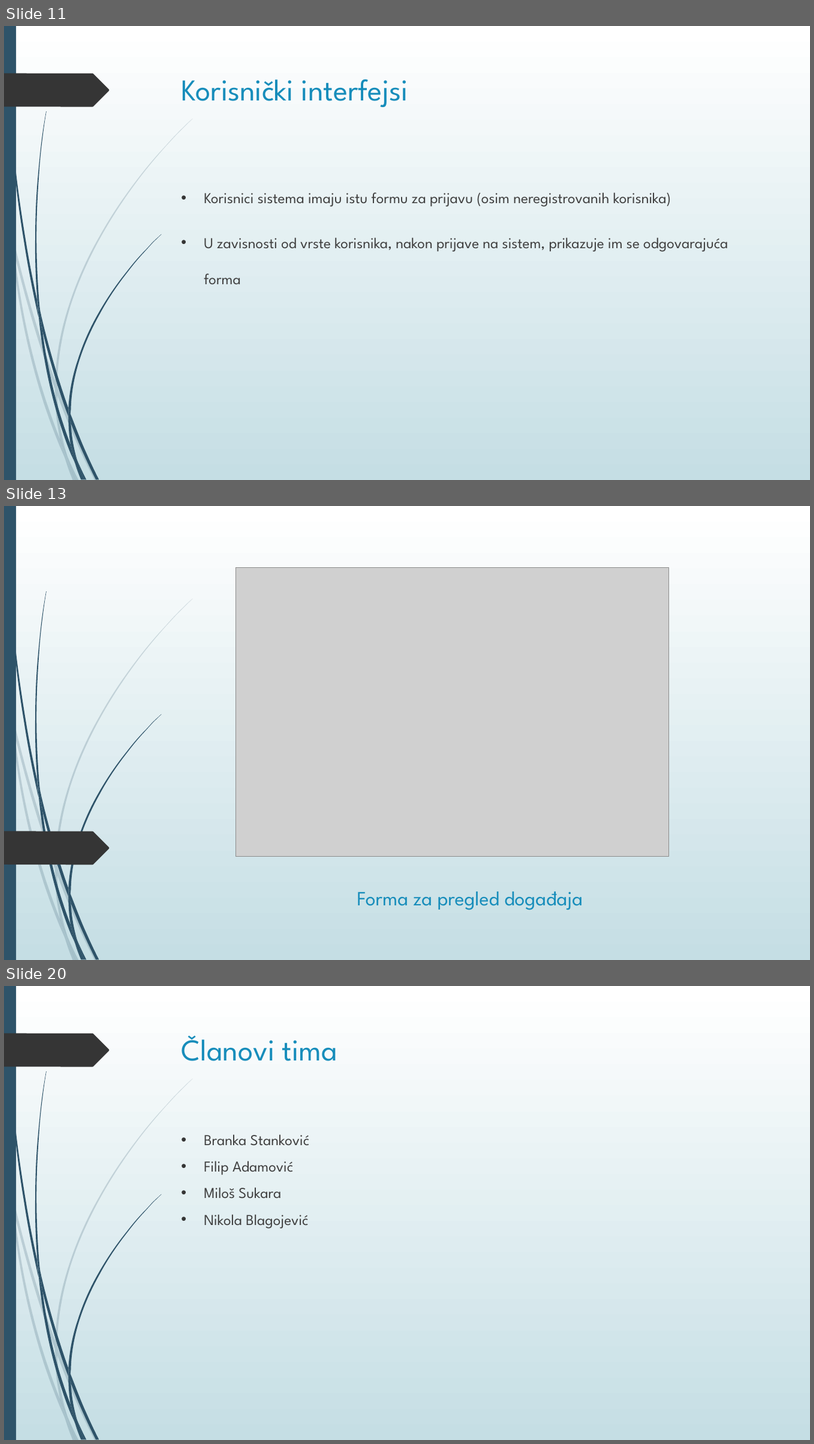
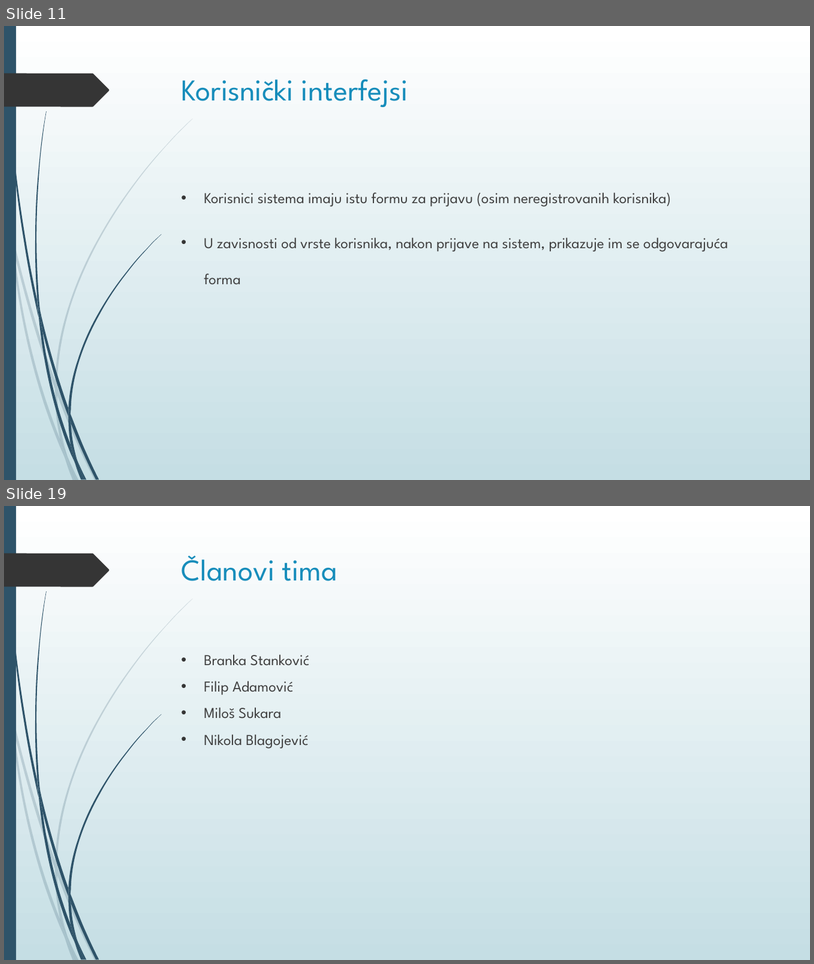
Before and after one commit to BNikola/ticketeer_old, a slide deck: Ticketeer.pptx. Shown one above the other, each under a label of ours: slides 11, 13 and 20 before the commit, slides 11 and 19 after it; the slides between them are not shown. The pictures are 814x1444 and 814x964 pixels, drawn with LibreOffice and Linux fonts; fonts in the diff are those of the drawing; grey boxes stand for pictures. Boxes give left, top, right and bottom in pixels: in the first picture for what was removed or moved away, otherwise in the second. Text is boxed around its words. In the diff, an @@ line names an element or a change of style, - is before the commit and + after.

```diff
--- a/Ticketeer.pptx
+++ b/Ticketeer.pptx
@@ slide 13 removed at (4, 506, 810, 960), background gradient #FFFFFF to #C5DEE5; not listed: 23 template elements that a slide beside it also shows @@
@@ picture removed at (236, 568, 669, 856) @@
@@ freeform shape removed at (4, 831, 109, 864) @@
@@ title removed at (357, 891, 583, 910) @@
-Forma za pregled događaja
@@ what was slide 20 is now slide 19 @@
```
Also in this commit, not shown: 6 slides changed, 3 slides added, 3 other slides removed, 22 other files.
